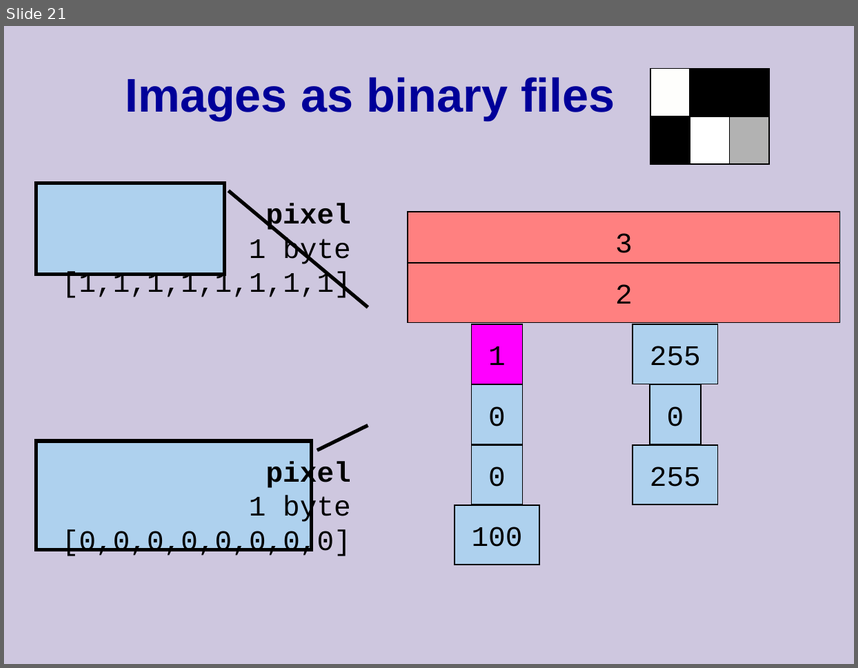
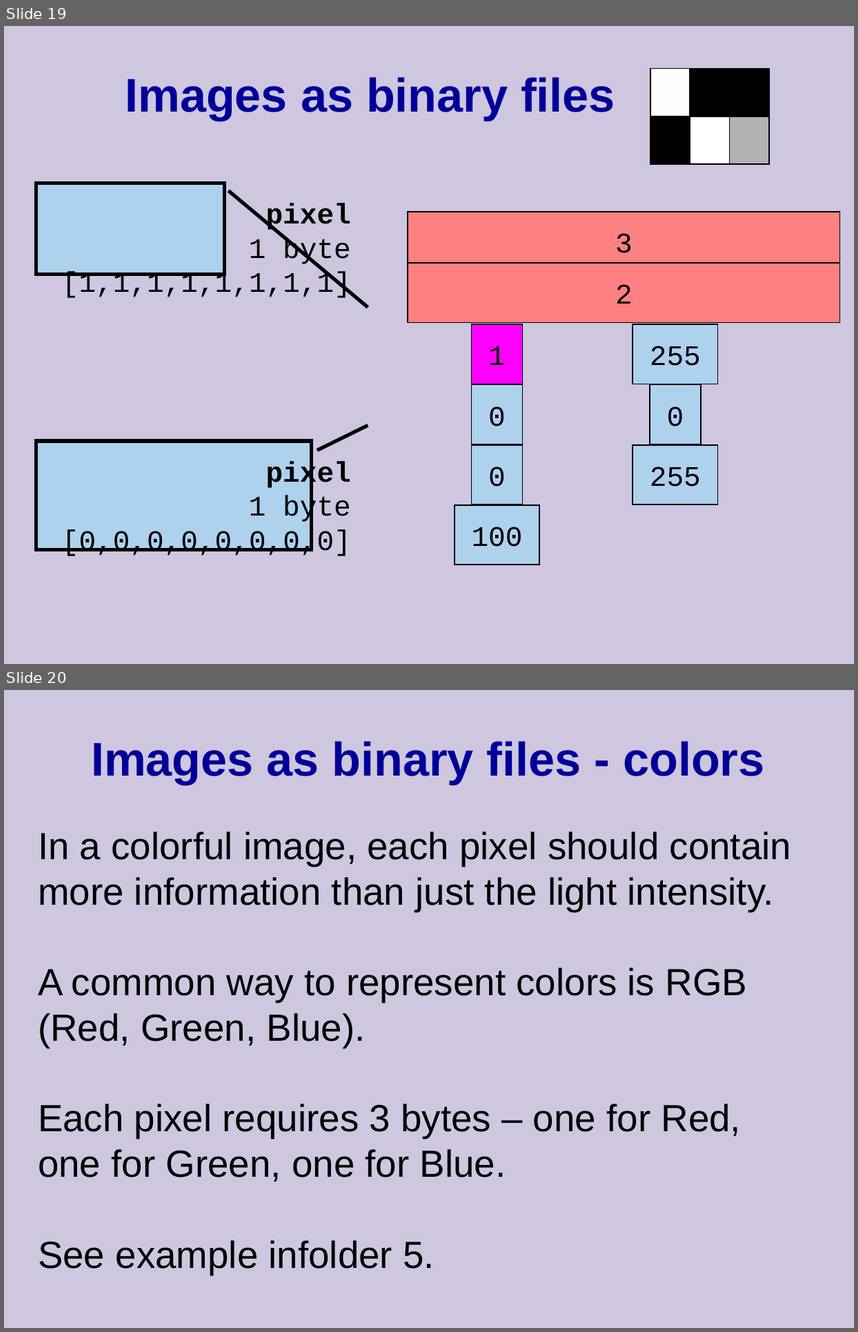
Before and after one commit to cpp-at-ariel/cpp-5779, a slide deck: 07-rtti/slides-iostreams.odp. Shown one above the other, each under a label of ours: slide 21 before the commit, slides 19 and 20 after it. The pictures are 858x668 and 858x1332 pixels, drawn with LibreOffice and Linux fonts; fonts in the diff are those of the drawing. Boxes give left, top, right and bottom in pixels: in the first picture for what was removed or moved away, otherwise in the second. Text is boxed around its words. In the diff, an @@ line names an element or a change of style, - is before the commit and + after.

```diff
--- a/07-rtti/slides-iostreams.odp
+++ b/07-rtti/slides-iostreams.odp
@@ slide 20 added at bbox=[4, 690, 854, 1328], background #CEC7DF @@
@@ title added at bbox=[91, 741, 764, 785], 40 pt, text #000099, bold @@
+Images as binary files - colors
@@ text added at bbox=[38, 831, 791, 1181], 32 pt, text #000000 @@
+In a colorful image, each pixel should contain more information than just the light intensity.
+A common way to represent colors is RGB (Red, Green, Blue).
+Each pixel requires 3 bytes – one for Red, one for Green, one for Blue.
+See example infolder 5.
@@ what was slide 21 is now slide 19 @@
```
Also in this commit, not shown: 4 slides changed, 1 other slide added, 3 slides removed, 6 other files.
